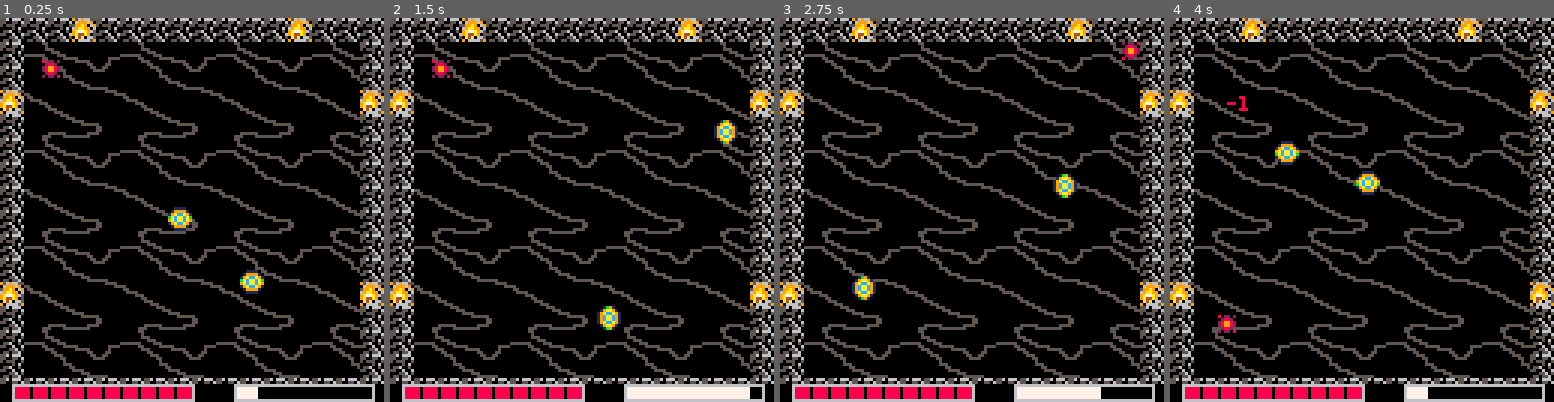
Above: before the commit, frames 1-4 (left to right).
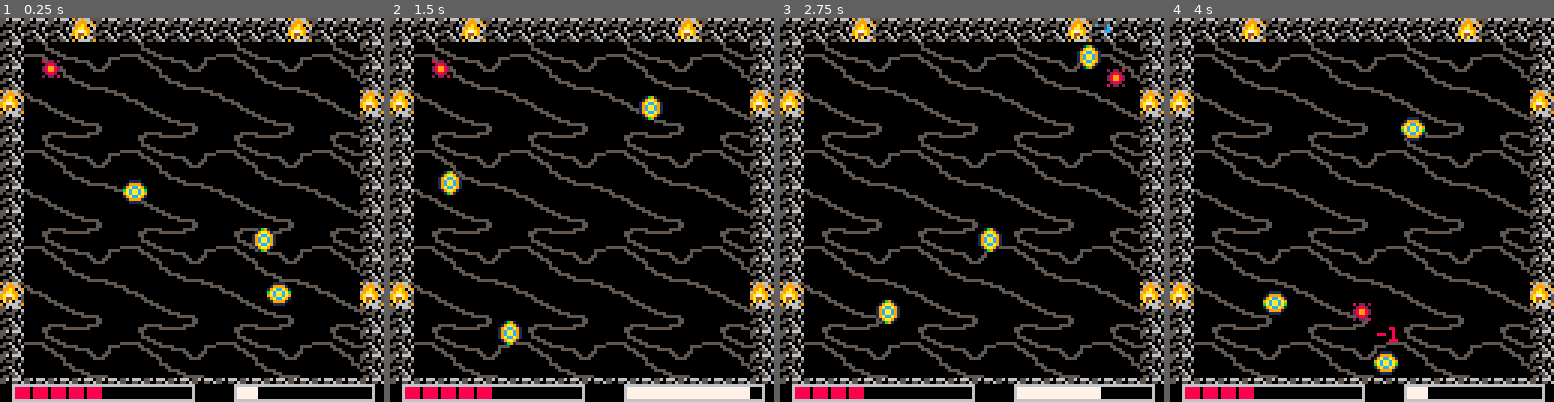
Above: after the commit, the same moments.

Repository: Nakeeb0/NAHL
Game: PICO-8 cartridge nahl.p8
Same seed, same stepped clock (60 frames per second), same inputs: the game is played once before the commit and once after it.
Inputs:
- Up to frame 1 (0.25 s): no input
- Up to frame 2 (1.5 s): tap O (Z key) at 0.7 s
- Up to frame 3 (2.75 s): hold Right 1.6-2.1 s; tap O (Z key) at 1.7, 2.1, 2.5 s; hold Up 2.15-2.42 s; hold Right from 2.47 s (still down)
- Up to frame 4 (4 s): tap O (Z key) at 2.9, 3.3, 3.7 s; release Right at 3.03 s; hold Left 3.08-3.58 s; hold Down 3.63-3.97 s

The runs differ from the first frame. In frame 1, 2.2% of the frame differs, in the area x 27-76%, y 42-100%; in frame 2, 2.2%; in frame 3, 2.7%; in frame 4, 2.8%, in the area x 12-67%, y 20-100%.

Commit message:
added death

Diff:
--- a/actor.lua
+++ b/actor.lua
@@ -16,7 +16,7 @@
 		frames = 6,
 		velocity_cutoff = 0.25,
 		dash_speed = 2.5,
-		hp = 10,
+		hp = 5,
 		hp_max = 10,
 		damage = 1,
 		control = true,
@@ -26,17 +26,36 @@
 		last_hit = -600,
 		invul_frames = 20,
 		force_threshold = 1.5,
+		dead = false,
 	}
 	add(actor, a)
 	return a
 end
 
-function death()
-	--die :(
+pair_last_hit = {}
+pair_cd = 10
+
+function game_over()
+	--nop
 end
 
-pair_last_hit = {}
-pair_cd = 10
+function death(a)
+	local sp = a.index + (a.frame or 0)
+	add(death_fx, {
+		sp = sp,
+		x = a.pos.x - a.w,
+		y = a.pos.y - a.h,
+		t = 0,
+		life = 12,
+	})
+	if a == player then
+		sfx(5)
+		game_over()
+	else
+		sfx(6)
+	end
+	a.dead = true
+end
 
 local function pair_key(a, b)
 	local i = a.id
@@ -62,48 +81,6 @@
 	end
 	row[j] = timer
 	return true
-end
-
-dmg_texts = {}
-
-function spawn_dmg_text(x, y, dmg, col)
-	add(dmg_texts, {
-		x = x,
-		y = y,
-		vy = -0.6, -- floats up
-		t = 0,
-		life = 30, -- ~0.5 sec at 60fps
-		dmg = dmg,
-		col = col,
-	})
-end
-
-function update_dmg_texts()
-	for i = #dmg_texts, 1, -1 do
-		local d = dmg_texts[i]
-		d.t += 1
-		d.y += d.vy
-		-- little easing: slow rise over time
-		d.vy *= 0.95
-		if d.t >= d.life then
-			deli(dmg_texts, i)
-		end
-	end
-end
-
-function draw_dmg_texts()
-	for d in all(dmg_texts) do
-		local s = "-" .. d.dmg
-		-- optional "pop" upward at start
-		local yy = d.y - (d.t < 6 and 1 or 0)
-		-- fade-ish by switching color near end (cheap fake fade)
-		local col = d.col
-		if d.t > d.life * 0.7 then
-			col = 6
-		end -- darker near end
-
-		print(s, d.x, yy, col)
-	end
 end
 
 function damage_resolve(a, b, force_a, force_b)
@@ -194,20 +171,9 @@
 			end
 		end
 	end
+	for act in all(actor) do
+		if act.dead == true then
+			del(actor, act)
+		end
+	end
 end
-
-function draw_actor(act)
-	local anim_speed = 6
-	local mag = act.vel:magnitude()
-	if mag >= 4 then
-		anim_speed = 2
-	elseif mag >= 2.5 then
-		anim_speed = 4
-	end
-	act.frame = flr(act.t / anim_speed) % act.frames
-	act.t += 1
-	if act.vel:magnitude() < act.velocity_cutoff then
-		act.frame = 0
-	end
-	spr(act.index + act.frame, act.pos.x - act.w, act.pos.y - act.h)
-end
--- a/draw.lua
+++ b/draw.lua
@@ -1,4 +1,27 @@
 dmg_texts = {}
+death_fx = {}
+
+function draw_death_fx()
+	for i = #death_fx, 1, -1 do
+		local d = death_fx[i]
+		d.t += 1
+		if d.t > d.life then
+			deli(death_fx, i)
+		end
+	end
+	for d in all(death_fx) do
+		if d.t % 2 == 0 then
+			spr(d.sp, d.x, d.y)
+		else
+			pal(1, 7)
+			pal(2, 7)
+			pal(8, 7)
+			pal(9, 7)
+			spr(d.sp, d.x, d.y)
+			pal()
+		end
+	end
+end
 
 function spawn_dmg_text(x, y, dmg, col)
 	add(dmg_texts, {
--- a/nahl.lua
+++ b/nahl.lua
@@ -14,9 +14,9 @@
 	player = make_actor(17, 32, 32)
 	player.w = 3
 	player.h = 3
-	player.accel = 0.3
+	player.accel = 0.11
 	player.weight = 1
-	player.friction = 0.93
+	player.friction = 0.98
 	player.team = 0
 	player.force_threshold = 1
 
@@ -27,6 +27,12 @@
 	ai.weight = 1.5
 	add(enemies, ai)
 
+	ai3 = make_actor(3, 64, 64)
+	ai3.frames = 4
+	ai3.vel = vec2d.new(1, 1)
+	ai3.friction = 1
+	ai3.weight = 1.5
+	add(enemies, ai3)
 	ai2 = make_actor(3, 90, 90)
 	ai2.frames = 4
 	ai2.vel = vec2d.new(1, 1)
@@ -104,12 +110,13 @@
 		if timer - last_pressed.special1 >= 100 then
 			last_pressed.special1 = timer
 			player.vel = input_vec:normalize() * player.dash_speed * player.vel:magnitude()
+			sfx(2)
 		end
 	end
 end
 
 function ai_update()
-	local speed = 0.3
+	local speed = 0.2
 	ai.vel += vec2d.new(rnd(speed) - speed * 0.5, rnd(speed) - speed * 0.5)
 	ai2.vel += vec2d.new(rnd(speed) - speed * 0.5, rnd(speed) - speed * 0.5)
 end
@@ -130,6 +137,7 @@
 	draw_health_bar(20, 139, 80, 142, 8)
 	draw_dash_cooldown(94, 139, 140, 142, 7)
 	draw_dmg_texts()
+	draw_death_fx()
 	room_x = flr((player.pos.x - 16) / 128)
 	room_y = flr((player.pos.y - 16) / 128)
 	camera(room_x * 128 + 16, room_y * 128 + 16)
Not shown, changed: the sound effects (__sfx__) section of nahl.p8
